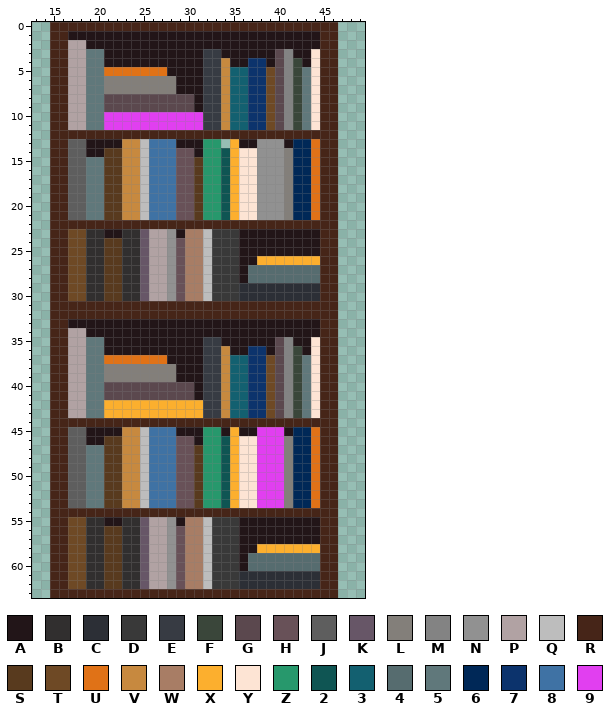
Pixel-art sprite: Assets/Sprites/Environment/Castle/Traps/Animated/sprites_animated_bookrack_1.png. Above, as it was before the edit.
The file is 64x64 pixels. Colours within 5 levels of each other are drawn and written as one. Shown: x 13..49, y 0..63.
Palette (. is transparent): A #221518  B #312f2f  C #2c2f36  D #393939  E #373b43  F #3a463a  G #5b484e  H #685158  J #5e5e5e  K #675667  L #837f7a  M #838383  N #919191  P #b1a2a3  Q #bdbdbd  R #462518  S #583a1e  T #6e4925  U #e07217  V #c7893f  W #a87d65  X #fcaf2e  Y #fde4d4  Z #27986c  2 #0f5553  3 #136070  4 #566c6f  5 #60787b  6 #002857  7 #0c336c  8 #3f72a4  9 #e13ff0
Pixels before, first column x 15:
 0 RRRRRRRRRRRRRRRRRRRRRRRRRRRRRRRR
 1 RRAAAAAAAAAAAAAAAAAAAAAAAAAAAARR
 2 RRPPAAAAAAAAAAAAAAAAAAAAAAAAAARR
 3 RRPP55AAAAAAAAAAAEEAAAAAAGMAAYRR
 4 RRPP55AAAAAAAAAAAEEVAA77AGMFAYRR
 5 RRPP55UUUUUUUAAAAEEV3377TGMF5YRR
 6 RRPP55LLLLLLLLAAAEEV3377TGMF5YRR
 7 RRPP55LLLLLLLLAAAEEV3377TGMF5YRR
 8 RRPP55GGGGGGGGGGAEEV3377TGMF5YRR
 9 RRPP55GGGGGGGGGGAEEV3377TGMF5YRR
10 RRPP5599999999999EEV3377TGMF5YRR
11 RRPP5599999999999EEV3377TGMF5YRR
12 RRRRRRRRRRRRRRRRRRRRRRRRRRRRRRRR
13 RRJJAAAAVVQ888AAAZZ.XAANNNA66URR
14 RRJJAASSVVQ888HHAZZ2XYYNNNL66URR
15 RRJJ55SSVVQ888HHSZZ2XYYNNNL66URR
16 RRJJ55SSVVQ888HHSZZ2XYYNNNL66URR
17 RRJJ55SSVVQ888HHSZZ2XYYNNNL66URR
18 RRJJ55SSVVQ888HHSZZ2XYYNNNL66URR
19 RRJJ55SSVVQ888HHSZZ2XYYNNNL66URR
20 RRJJ55SSVVQ888HHSZZ2XYYNNNL66URR
21 RRJJ55SSVVQ888HHSZZ2XYYNNNL66URR
22 RRRRRRRRRRRRRRRRRRRRRRRRRRRRRRRR
23 RRTTBBAABBKPPNAWWQDDDAAAAAAAAARR
24 RRTTBBSSBBKPPNHWWQDDDAAAAAAAAARR
25 RRTTBBSSBBKPPNHWWQDDDAAAAAAAAARR
26 RRTTBBSSBBKPPNHWWQDDDAAXXXXXXXRR
27 RRTTBBSSBBKPPNHWWQDDDA44444444RR
28 RRTTBBSSBBKPPNHWWQDDDA44444444RR
29 RRTTBBSSBBKPPNHWWQDDDCCCCCCCCCRR
30 RRTTBBSSBBKPPNHWWQDDDCCCCCCCCCRR
31 RRRRRRRRRRRRRRRRRRRRRRRRRRRRRRRR
32 RRRRRRRRRRRRRRRRRRRRRRRRRRRRRRRR
33 RRAAAAAAAAAAAAAAAAAAAAAAAAAAAARR
34 RRPPAAAAAAAAAAAAAAAAAAAAAAAAAARR
35 RRPP55AAAAAAAAAAAEEAAAAAAGMAAYRR
36 RRPP55AAAAAAAAAAAEEVAA77AGMFAYRR
37 RRPP55UUUUUUUAAAAEEV3377TGMF5YRR
38 RRPP55LLLLLLLLAAAEEV3377TGMF5YRR
39 RRPP55LLLLLLLLAAAEEV3377TGMF5YRR
40 RRPP55GGGGGGGGGGAEEV3377TGMF5YRR
41 RRPP55GGGGGGGGGGAEEV3377TGMF5YRR
42 RRPP55XXXXXXXXXXXEEV3377TGMF5YRR
43 RRPP55XXXXXXXXXXXEEV3377TGMF5YRR
44 RRRRRRRRRRRRRRRRRRRRRRRRRRRRRRRR
45 RRJJAAAAVVQ888AAAZZAXAA999A66URR
46 RRJJAASSVVQ888HHAZZ2XYY999L66URR
47 RRJJ55SSVVQ888HHSZZ2XYY999L66URR
48 RRJJ55SSVVQ888HHSZZ2XYY999L66URR
49 RRJJ55SSVVQ888HHSZZ2XYY999L66URR
50 RRJJ55SSVVQ888HHSZZ2XYY999L66URR
51 RRJJ55SSVVQ888HHSZZ2XYY999L66URR
52 RRJJ55SSVVQ888HHSZZ2XYY999L66URR
53 RRJJ55SSVVQ888HHSZZ2XYY999L66URR
54 RRRRRRRRRRRRRRRRRRRRRRRRRRRRRRRR
55 RRTTBBAABBKPPNAWWQDDDAAAAAAAAARR
56 RRTTBBSSBBKPPNHWWQDDDAAAAAAAAARR
57 RRTTBBSSBBKPPNHWWQDDDAAAAAAAAARR
58 RRTTBBSSBBKPPNHWWQDDDAAXXXXXXXRR
59 RRTTBBSSBBKPPNHWWQDDDA44444444RR
60 RRTTBBSSBBKPPNHWWQDDDA44444444RR
61 RRTTBBSSBBKPPNHWWQDDDCCCCCCCCCRR
62 RRTTBBSSBBKPPNHWWQDDDCCCCCCCCCRR
63 RRRRRRRRRRRRRRRRRRRRRRRRRRRRRRRR
After the commit:
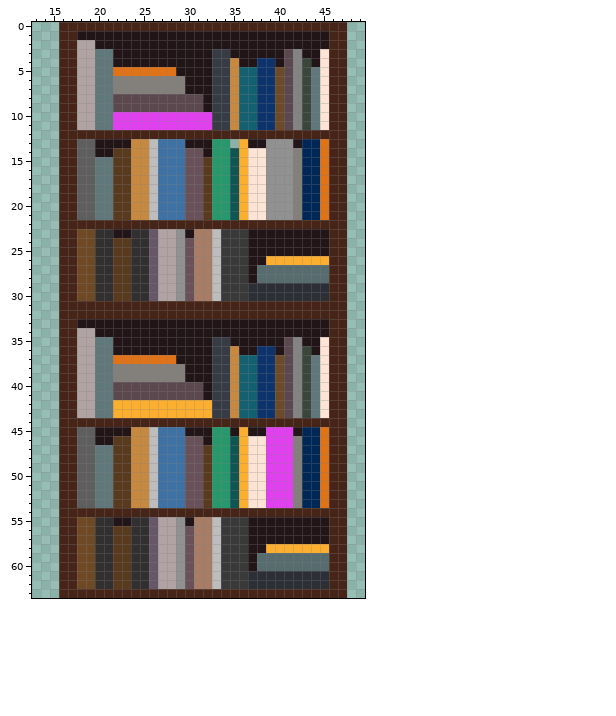
From the commit log: adjusted the bookrack sprite so it is centered
Difference:
Changed rows in their new state; - is an unchanged pixel.
first column x 15:
 0 .-------------------------------R
 1 .-R---------------------------A-R
 2 .-R-P-------------------------A-R
 3 .-R-P-5----------A-E-----AGM-AY-R
 4 .-R-P-5----------A-EV-A-7AGMFAY-R
 5 .-R-P-5------U---A-EV-3-7TGMF5Y-R
 6 .-R-P-5-------L--A-EV-3-7TGMF5Y-R
 7 .-R-P-5-------L--A-EV-3-7TGMF5Y-R
 8 .-R-P-5---------GA-EV-3-7TGMF5Y-R
 9 .-R-P-5---------GA-EV-3-7TGMF5Y-R
10 .-R-P-5----------9-EV-3-7TGMF5Y-R
11 .-R-P-5----------9-EV-3-7TGMF5Y-R
12 .-------------------------------R
13 .-R-J---A-VQ--8--A-Z.X-A--NA-6U-R
14 .-R-J-A-S-VQ--8-HA-Z2X-Y--NL-6U-R
15 .-R-J-5-S-VQ--8-HS-Z2X-Y--NL-6U-R
16 .-R-J-5-S-VQ--8-HS-Z2X-Y--NL-6U-R
17 .-R-J-5-S-VQ--8-HS-Z2X-Y--NL-6U-R
18 .-R-J-5-S-VQ--8-HS-Z2X-Y--NL-6U-R
19 .-R-J-5-S-VQ--8-HS-Z2X-Y--NL-6U-R
20 .-R-J-5-S-VQ--8-HS-Z2X-Y--NL-6U-R
21 .-R-J-5-S-VQ--8-HS-Z2X-Y--NL-6U-R
22 .-------------------------------R
23 .-R-T-B-A-BK-PNA-WQ--D--------A-R
24 .-R-T-B-S-BK-PNH-WQ--D--------A-R
25 .-R-T-B-S-BK-PNH-WQ--D--------A-R
26 .-R-T-B-S-BK-PNH-WQ--D-A------X-R
27 .-R-T-B-S-BK-PNH-WQ--DA-------4-R
28 .-R-T-B-S-BK-PNH-WQ--DA-------4-R
29 .-R-T-B-S-BK-PNH-WQ--D--------C-R
30 .-R-T-B-S-BK-PNH-WQ--D--------C-R
31 .-------------------------------R
32 .-------------------------------R
33 .-R---------------------------A-R
34 .-R-P-------------------------A-R
35 .-R-P-5----------A-E-----AGM-AY-R
36 .-R-P-5----------A-EV-A-7AGMFAY-R
37 .-R-P-5------U---A-EV-3-7TGMF5Y-R
38 .-R-P-5-------L--A-EV-3-7TGMF5Y-R
39 .-R-P-5-------L--A-EV-3-7TGMF5Y-R
40 .-R-P-5---------GA-EV-3-7TGMF5Y-R
41 .-R-P-5---------GA-EV-3-7TGMF5Y-R
42 .-R-P-5----------X-EV-3-7TGMF5Y-R
43 .-R-P-5----------X-EV-3-7TGMF5Y-R
44 .-------------------------------R
45 .-R-J---A-VQ--8--A-ZAX-A--9A-6U-R
46 .-R-J-A-S-VQ--8-HA-Z2X-Y--9L-6U-R
47 .-R-J-5-S-VQ--8-HS-Z2X-Y--9L-6U-R
48 .-R-J-5-S-VQ--8-HS-Z2X-Y--9L-6U-R
49 .-R-J-5-S-VQ--8-HS-Z2X-Y--9L-6U-R
50 .-R-J-5-S-VQ--8-HS-Z2X-Y--9L-6U-R
51 .-R-J-5-S-VQ--8-HS-Z2X-Y--9L-6U-R
52 .-R-J-5-S-VQ--8-HS-Z2X-Y--9L-6U-R
53 .-R-J-5-S-VQ--8-HS-Z2X-Y--9L-6U-R
54 .-------------------------------R
55 .-R-T-B-A-BK-PNA-WQ--D--------A-R
56 .-R-T-B-S-BK-PNH-WQ--D--------A-R
57 .-R-T-B-S-BK-PNH-WQ--D--------A-R
58 .-R-T-B-S-BK-PNH-WQ--D-A------X-R
59 .-R-T-B-S-BK-PNH-WQ--DA-------4-R
60 .-R-T-B-S-BK-PNH-WQ--DA-------4-R
61 .-R-T-B-S-BK-PNH-WQ--D--------C-R
62 .-R-T-B-S-BK-PNH-WQ--D--------C-R
63 .-------------------------------R
